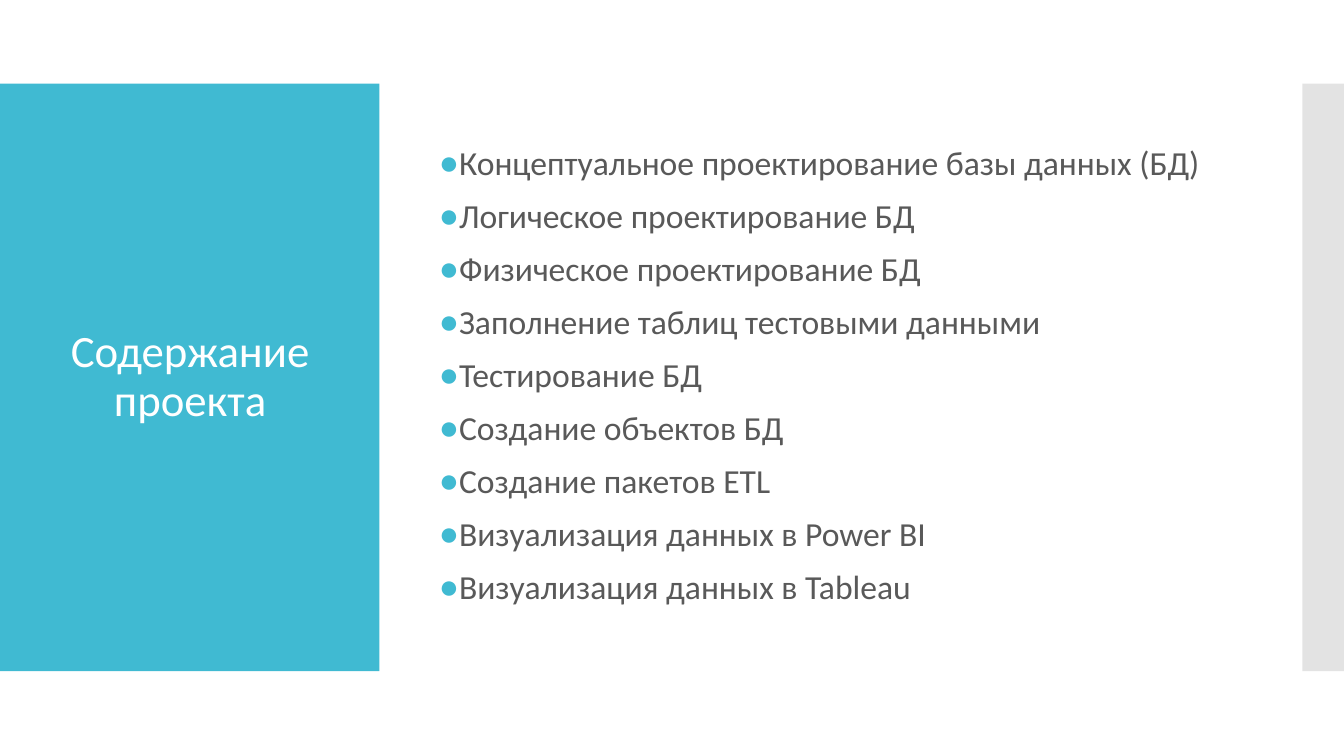
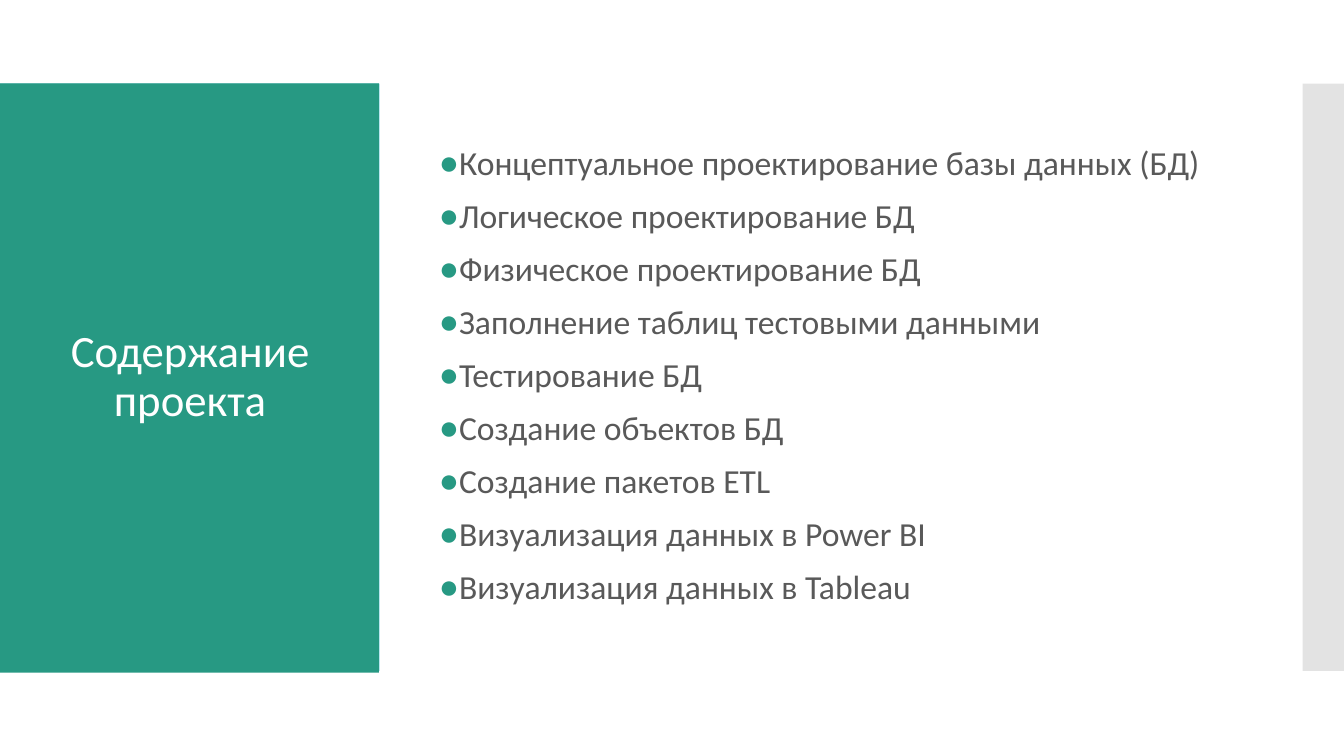
Before and after one commit to TMS-BI21-onl/Evgeniy.Pivovarchik, a slide deck: slide 2 of Project/Business Intelligence. Дипломный проект.pptx. Drawn at 1344x756 pixels with LibreOffice and Linux fonts; fonts in the diff are those of the drawing. Boxes give left, top, right and bottom in pixels: in the first picture for what was removed or moved away, otherwise in the second. Text is boxed around its words. In the diff, an @@ line names an element or a change of style, - is before the commit and + after.

```diff
--- a/Project/Business Intelligence. Дипломный проект.pptx
+++ b/Project/Business Intelligence. Дипломный проект.pptx
@@ rectangle added at <box>0,84,379,674</box>, fill #279983 @@
@@ text "Концептуальное проектирование базы данных (БД)" at <box>459,150,1199,605</box>: bullet colour #40BAD2 to #279983 @@
```
Also in this commit, not shown: 21 other slides changed.
